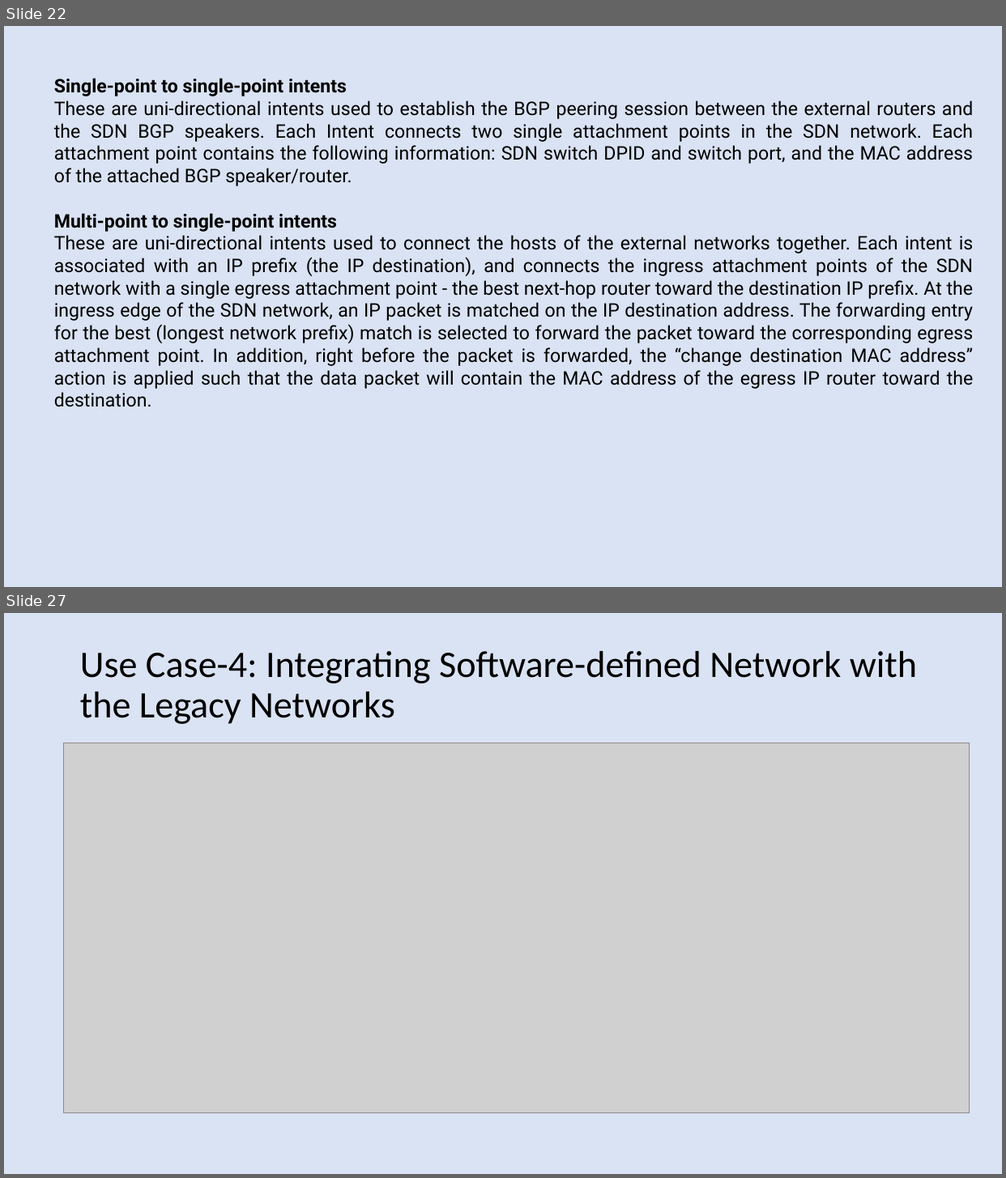
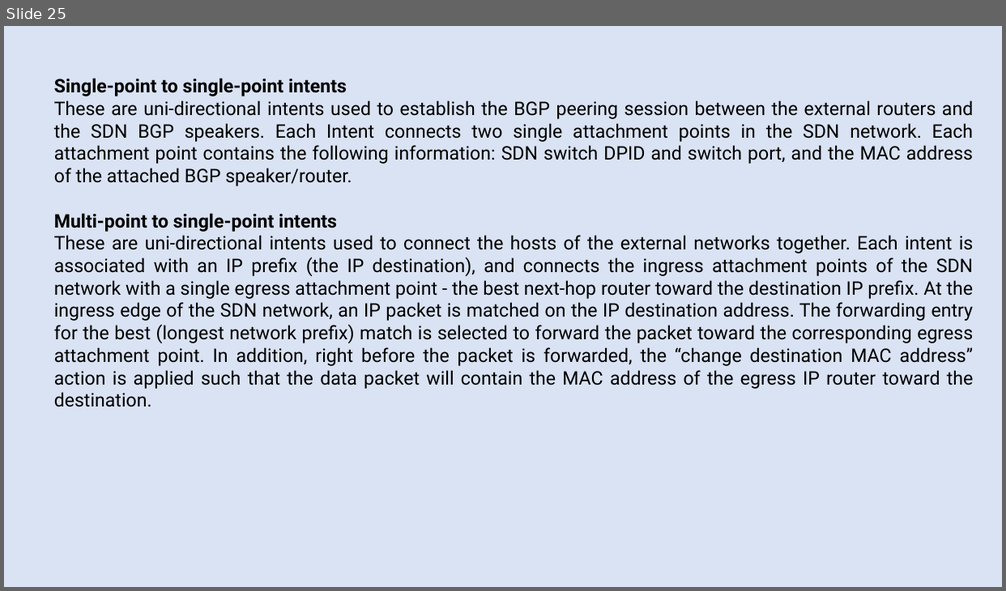
Before and after one commit to harshal-vaze/Software-Defined-Networking-with-ONOS, a slide deck: Thesis.pptx. Shown one above the other, each under a label of ours: slides 22 and 27 before the commit, slide 25 after it; the slides between them are not shown. The pictures are 1006x1178 and 1006x591 pixels, drawn with LibreOffice and Linux fonts; fonts in the diff are those of the drawing; grey boxes stand for pictures. Boxes give left, top, right and bottom in pixels: in the first picture for what was removed or moved away, otherwise in the second. Text is boxed around its words. In the diff, an @@ line names an element or a change of style, - is before the commit and + after.

```diff
--- a/Thesis.pptx
+++ b/Thesis.pptx
@@ slide 27 removed at <box>4,613,1002,1174</box>, background #DAE3F3 @@
@@ text removed at <box>80,651,917,724</box> @@
-Use Case-4: Integrating Software-defined Network with the Legacy Networks
@@ picture removed at <box>63,743,970,1114</box> @@
@@ what was slide 22 is now slide 25 @@
```
Also in this commit, not shown: 17 slides changed, 3 slides added, 5 other slides removed, 1 other file.
